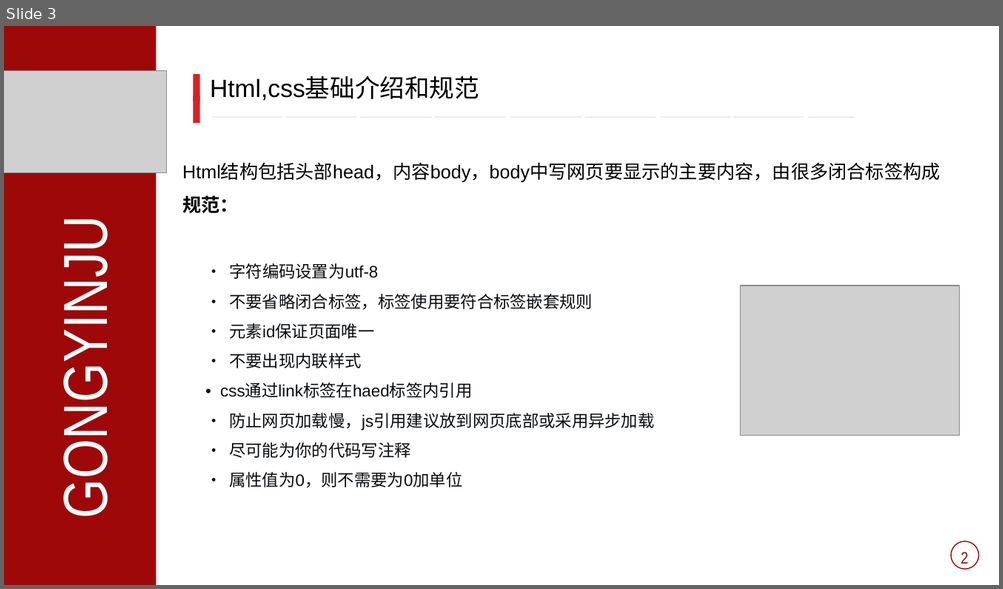
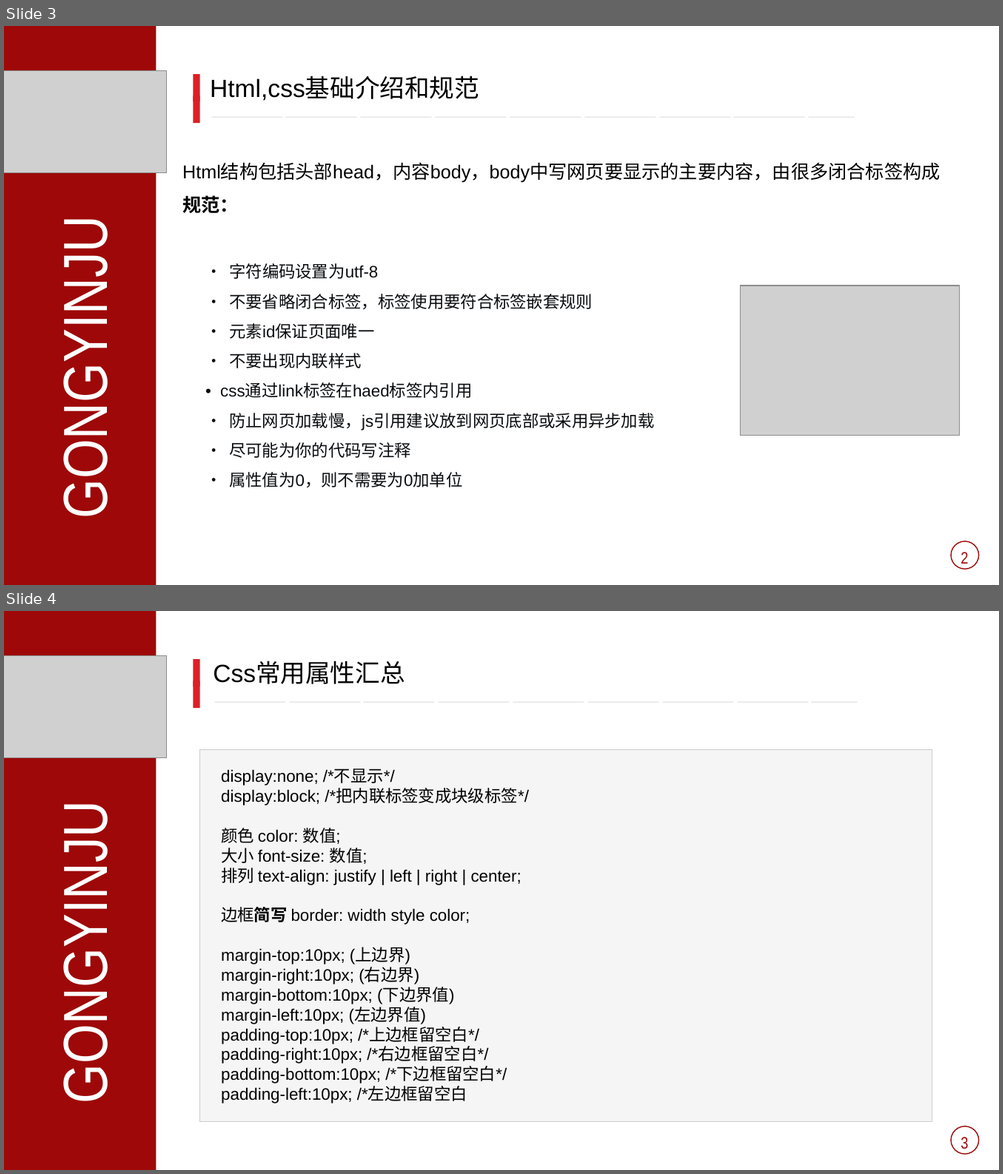
Before and after one commit to fanpeiyao/printTpl, a slide deck: 前端培训.ppt. Shown one above the other, each under a label of ours: slide 3 before the commit, slides 3 and 4 after it. The pictures are 1003x589 and 1003x1174 pixels, drawn with LibreOffice and Linux fonts; fonts in the diff are those of the drawing; grey boxes stand for pictures. Boxes give left, top, right and bottom in pixels: in the first picture for what was removed or moved away, otherwise in the second. Text is boxed around its words. In the diff, an @@ line names an element or a change of style, - is before the commit and + after.

```diff
--- a/前端培训.ppt
+++ b/前端培训.ppt
@@ slide 4 added at box(4, 611, 999, 1170), background #FFFFFF @@
@@ rectangle added at box(4, 611, 156, 1170), fill #9E0808 @@
@@ picture added at box(4, 655, 168, 758) @@
@@ rectangle added at box(193, 659, 199, 686), fill #DC1F26 @@
@@ text added at box(213, 662, 404, 684), 24 pt, text #E7E6E6 @@
+Css常用属性汇总
+——————————————————————————
@@ rectangle added at box(193, 681, 199, 708), fill #DC1F26 @@
@@ rectangle added at box(200, 749, 932, 1122), fill #F5F5F5, outline #CCCCCC 0.74 pt @@
@@ text added at box(221, 769, 529, 1104), 16 pt, text #000000 @@
+display:none; /*不显示*/
+display:block; /*把内联标签变成块级标签*/
+颜色 color: 数值;
+大小 font-size: 数值;
+排列 text-align: justify | left | right | center;
+边框简写 border: width style color;
+margin-top:10px; (上边界)
+margin-right:10px; (右边界)
+margin-bottom:10px; (下边界值)
+margin-left:10px; (左边界值)
+padding-top:10px; /*上边框留空白*/
+padding-right:10px; /*右边框留空白*/
+padding-bottom:10px; /*下边框留空白*/
+padding-left:10px; /*左边框留空白
@@ text added at box(50, 831, 120, 1094), 60 pt, text #FFFFFF @@
+GONGYINJU
@@ ellipse added at box(950, 1126, 978, 1153), outline #9E0808 0.99 pt @@
@@ text added at box(960, 1137, 967, 1150), 16 pt, text #9E0808 @@
+3
```
Also in this commit, not shown: 10 slides changed, 4 other slides added.
